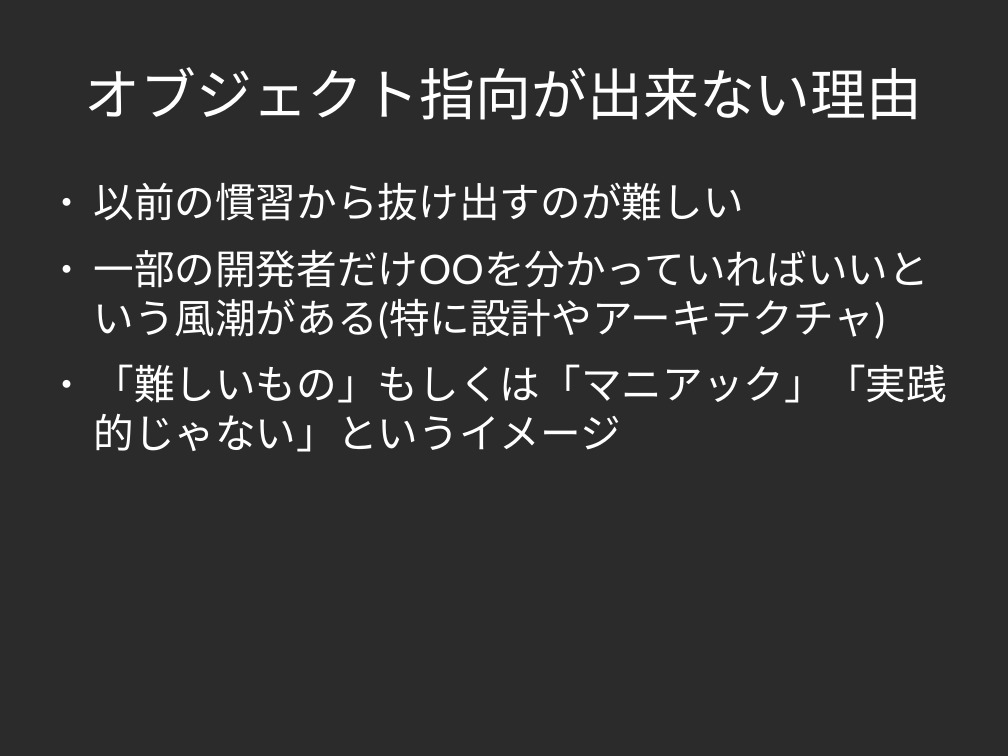
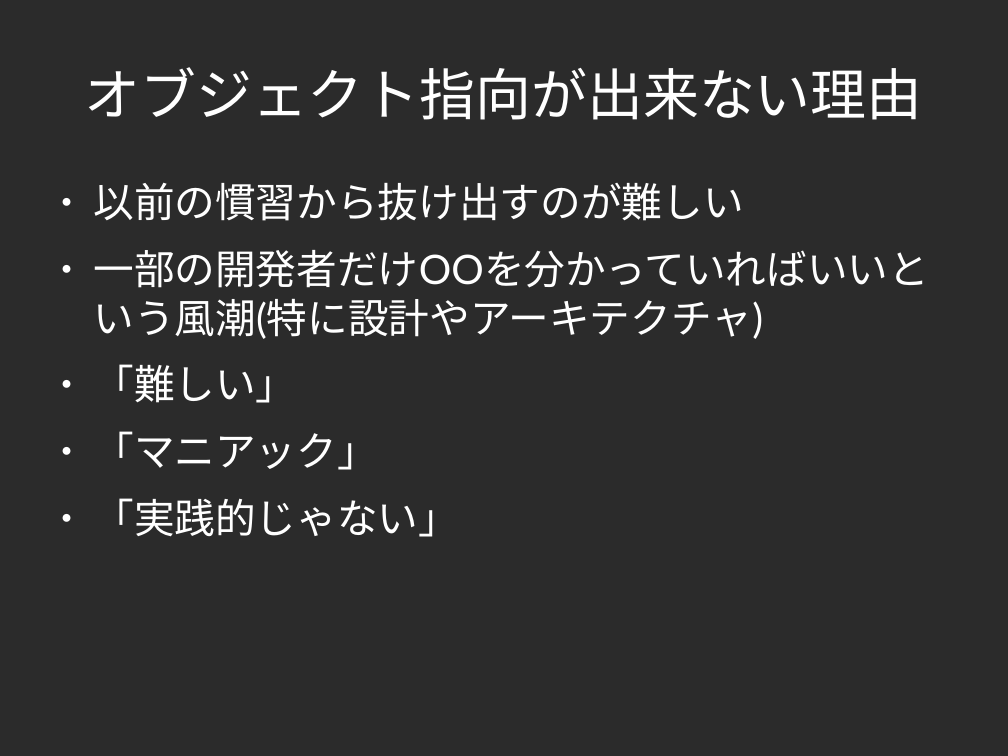
Before and after one commit to yojik/yojik-lib, a slide deck: slide 9 of 2009devsumi/oo_exercise/doc/devsum.odp. Drawn at 1008x756 pixels with LibreOffice and Linux fonts; fonts in the diff are those of the drawing; background and template pictures are left out; a plain dark background stands for a picture behind light text. Boxes give left, top, right and bottom in pixels: in the first picture for what was removed or moved away, otherwise in the second. Text is boxed around its words. In the diff, an @@ line names an element or a change of style, - is before the commit and + after.

```diff
--- a/2009devsumi/oo_exercise/doc/devsum.odp
+++ b/2009devsumi/oo_exercise/doc/devsum.odp
@@ text at bbox=[93, 250, 929, 537]: text changed @@
-● 一部の開発者だけOOを分かっていればいいという風潮がある(特に設計やアーキテクチャ)
-● 「難しいもの」もしくは「マニアック」「実践的じゃない」というイメージ
+● 一部の開発者だけOOを分かっていればいいという風潮(特に設計やアーキテクチャ)
+● 「難しい」
+● 「マニアック」
+● 「実践的じゃない」
```
Also in this commit, not shown: 41 other slides changed, 13 slides added, 2 slides removed, 1 other file.
